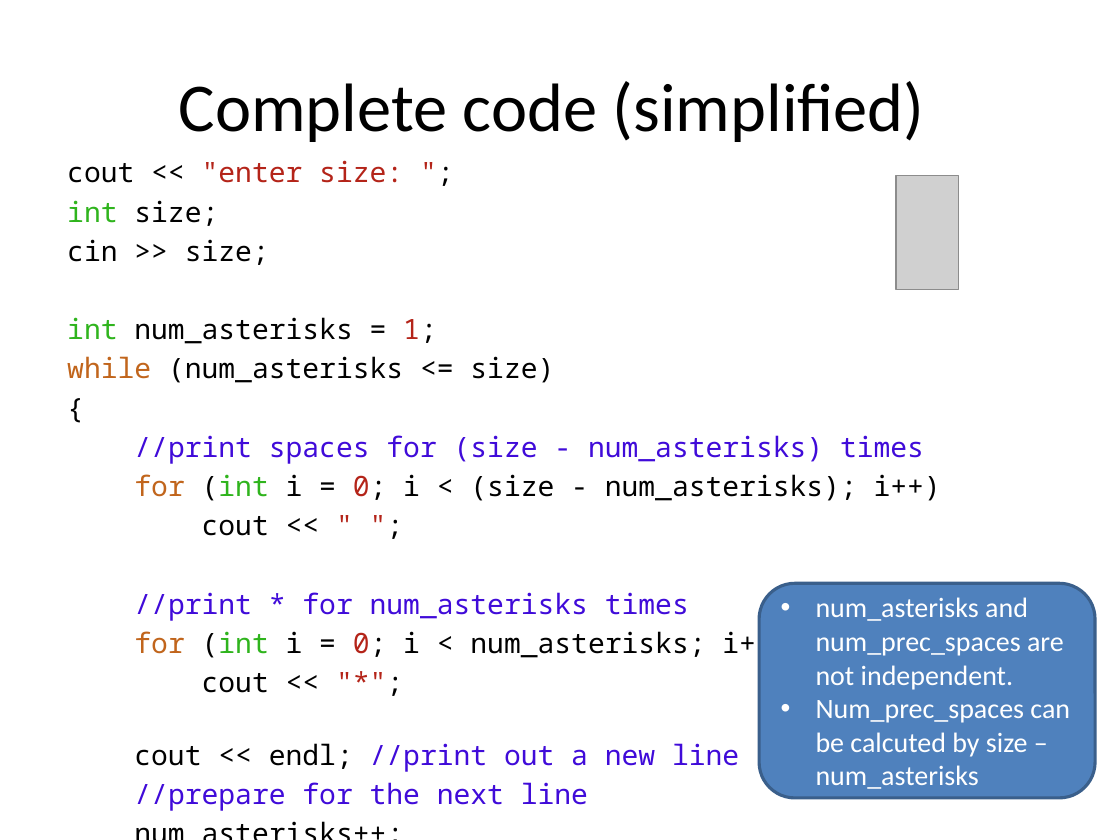
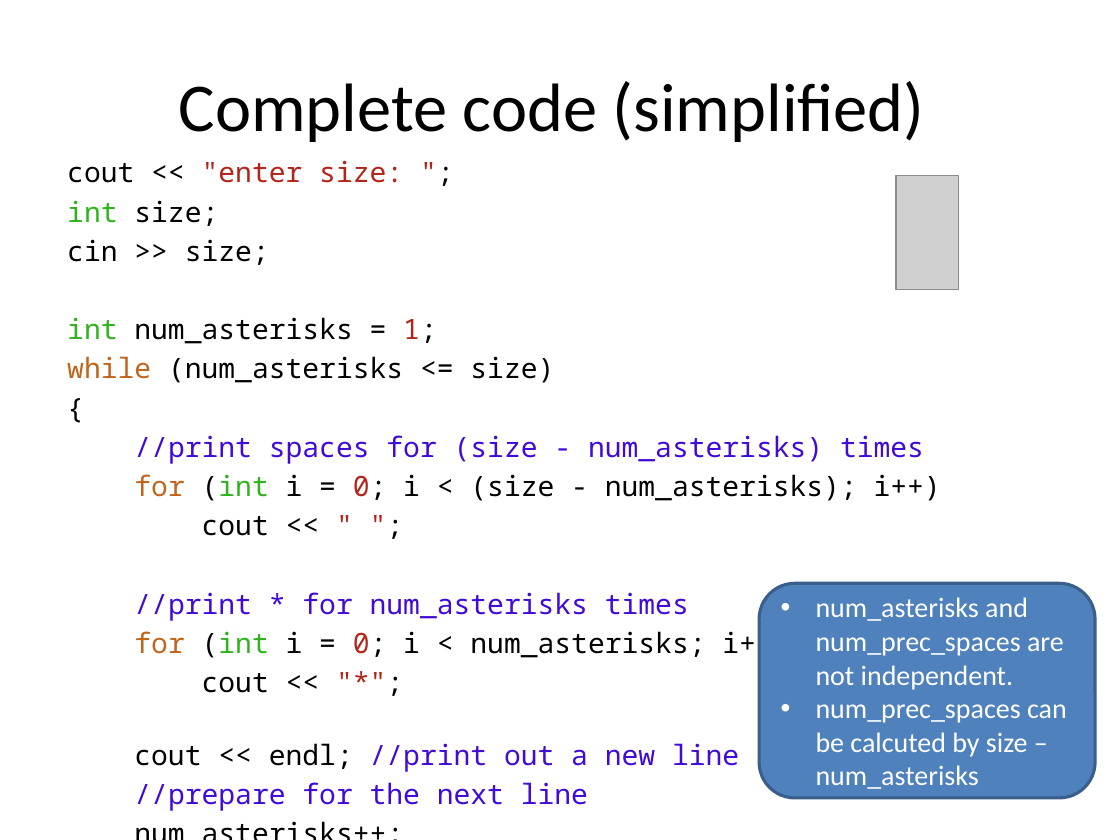
Before and after one commit to tong-yee/tong-yee.github.io, a slide deck: slide 38 of 135/slides/ch04/asterisk_pattern.pptx. Drawn at 1120x840 pixels with LibreOffice and Linux fonts; fonts in the diff are those of the drawing; grey boxes stand for pictures. Boxes give left, top, right and bottom in pixels: in the first picture for what was removed or moved away, otherwise in the second. Text is boxed around its words. In the diff, an @@ line names an element or a change of style, - is before the commit and + after.

```diff
--- a/135/slides/ch04/asterisk_pattern.pptx
+++ b/135/slides/ch04/asterisk_pattern.pptx
@@ text in rounded rectangle at bbox=[816, 704, 1067, 789]: text changed @@
-• Num_prec_spaces can be calcuted by size – num_asterisks
+• num_prec_spaces can be calcuted by size – num_asterisks
```
Also in this commit, not shown: 1 other slide changed, 8 other files.
